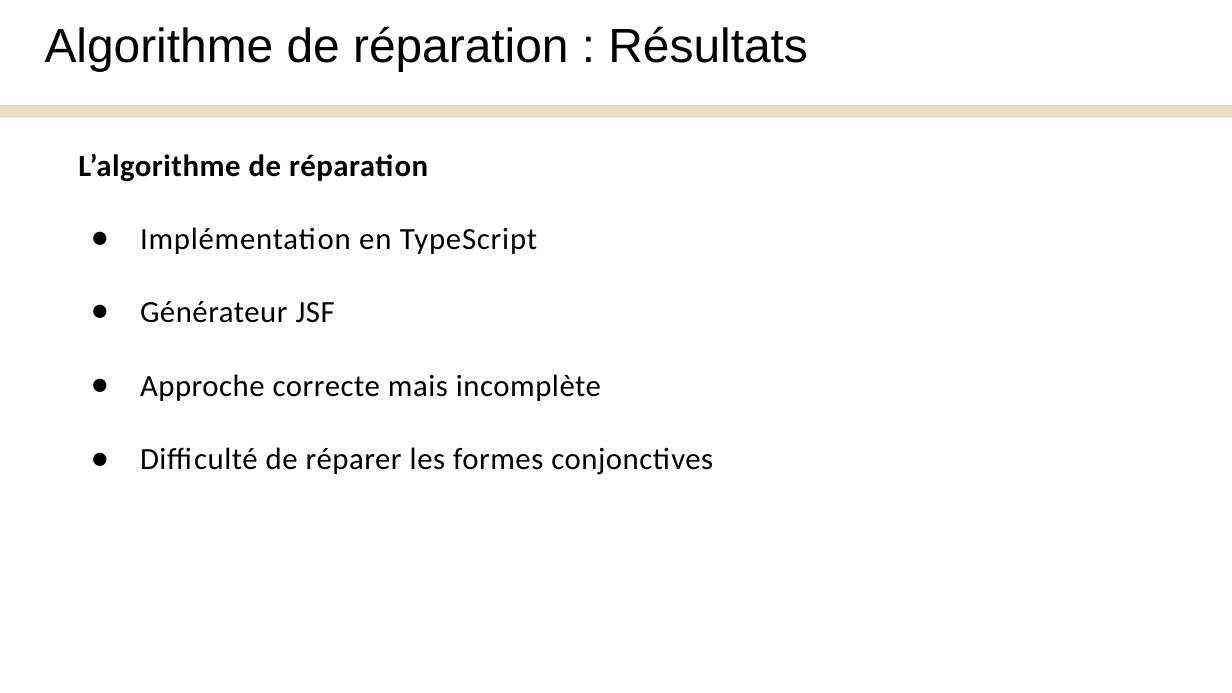
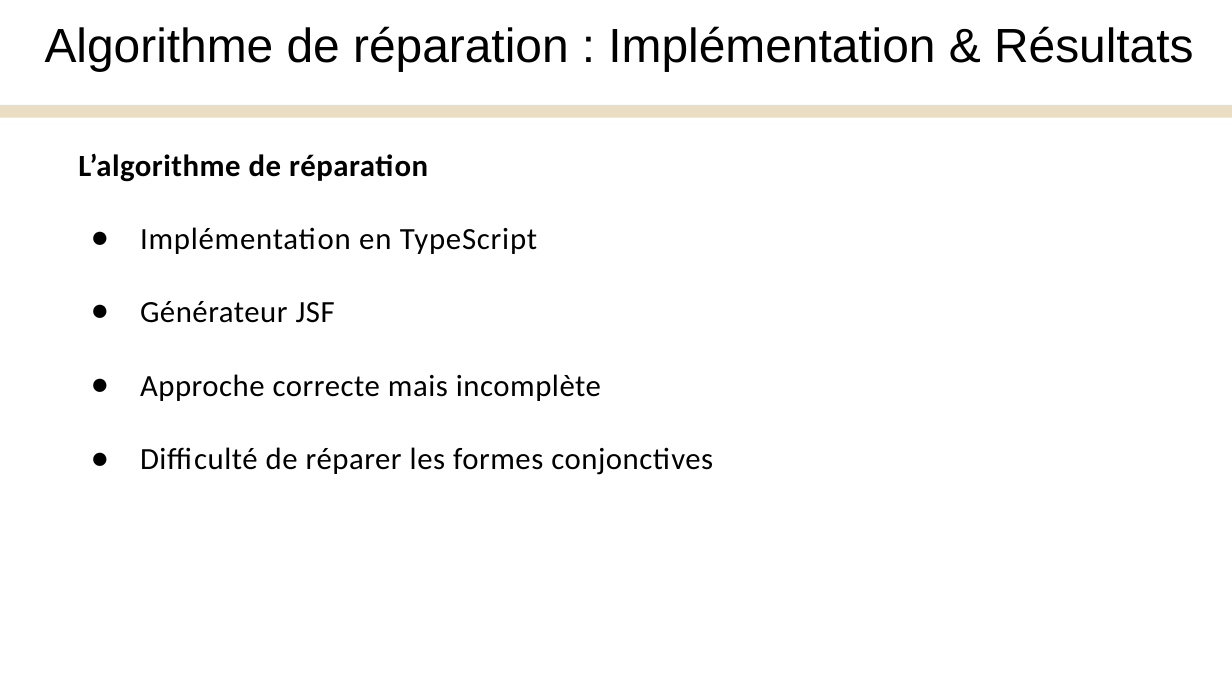
Before and after one commit to Yanis540/PSTL-M1, a slide deck: slide 26 of rapport/Présentation_Finale.pptx. Drawn at 1232x693 pixels with LibreOffice and Linux fonts; fonts in the diff are those of the drawing. Boxes give left, top, right and bottom in pixels: in the first picture for what was removed or moved away, otherwise in the second. Text is boxed around its words. In the diff, an @@ line names an element or a change of style, - is before the commit and + after.

```diff
--- a/rapport/Présentation_Finale.pptx
+++ b/rapport/Présentation_Finale.pptx
@@ text at [45, 26, 1193, 71]: text changed @@
-Algorithme de réparation : Résultats
+Algorithme de réparation : Implémentation & Résultats
```
Also in this commit, not shown: 15 other slides changed, 1 slide added, 1 slide removed, 2 other files.
